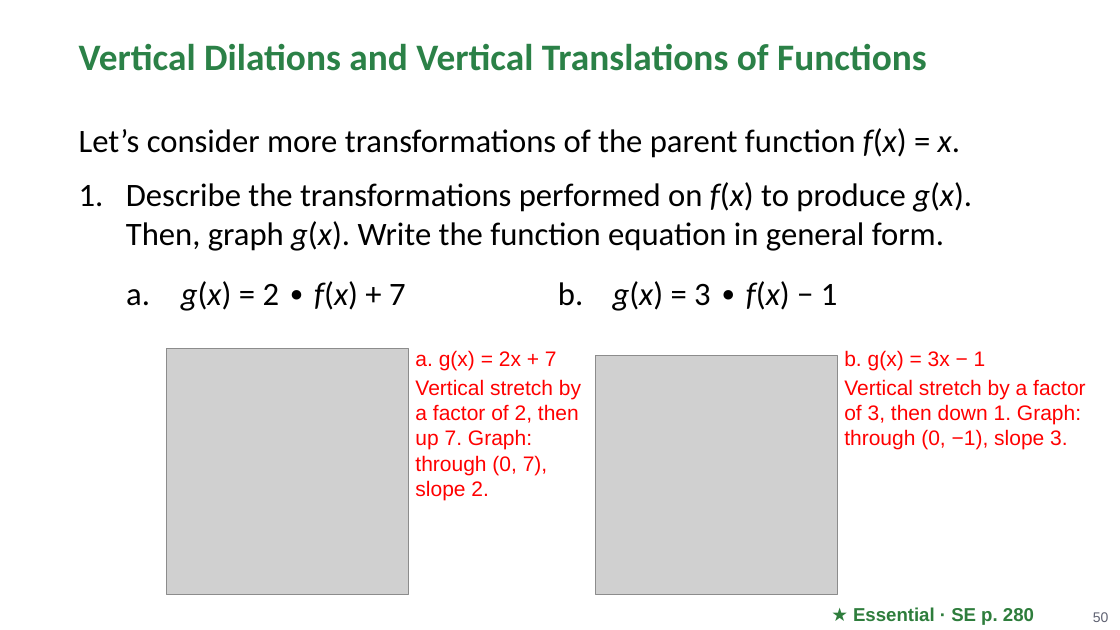
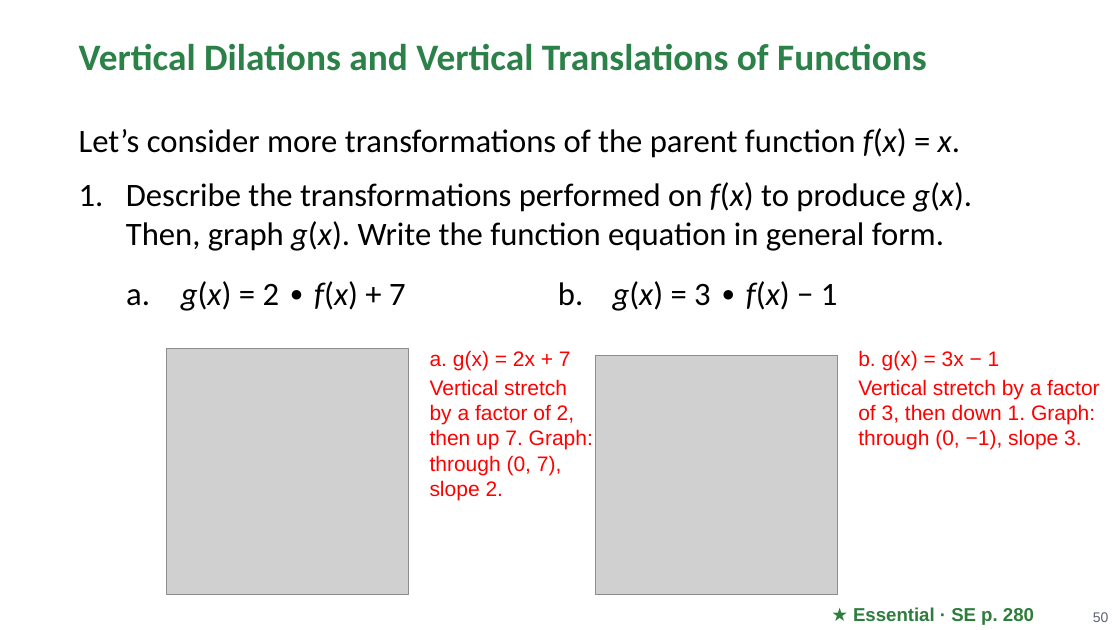
Before and after one commit to Apolloat2022/Algebra1M2U1L4, a slide deck: slide 50 of Module 2 topic 2/BLMathematics_AlgI_M2_T2_L1_LessonSlides_ENG_with_answers.pptx. Drawn at 1120x630 pixels with LibreOffice and Linux fonts; fonts in the diff are those of the drawing; grey boxes stand for pictures; background and template pictures are left out. Boxes give left, top, right and bottom in pixels: in the first picture for what was removed or moved away, otherwise in the second. Text is boxed around its words. In the diff, an @@ line names an element or a change of style, - is before the commit and + after.

```diff
--- a/Module 2 topic 2/BLMathematics_AlgI_M2_T2_L1_LessonSlides_ENG_with_answers.pptx
+++ b/Module 2 topic 2/BLMathematics_AlgI_M2_T2_L1_LessonSlides_ENG_with_answers.pptx
@@ text "a. g(x) = 2x + ..." moved from (x1=415, y1=350, x2=581, y2=500) to (x1=430, y1=350, x2=593, y2=500) @@
@@ text "b. g(x) = 3x − ..." moved from (x1=844, y1=350, x2=1085, y2=450) to (x1=858, y1=350, x2=1099, y2=450) @@
```
Also in this commit, not shown: 12 other slides changed, 4 other files.
